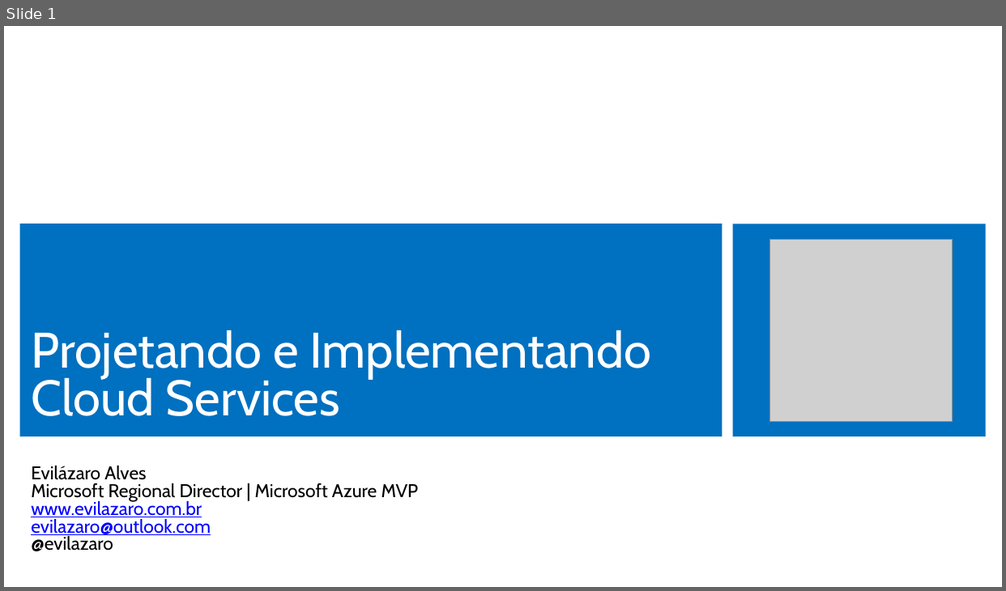
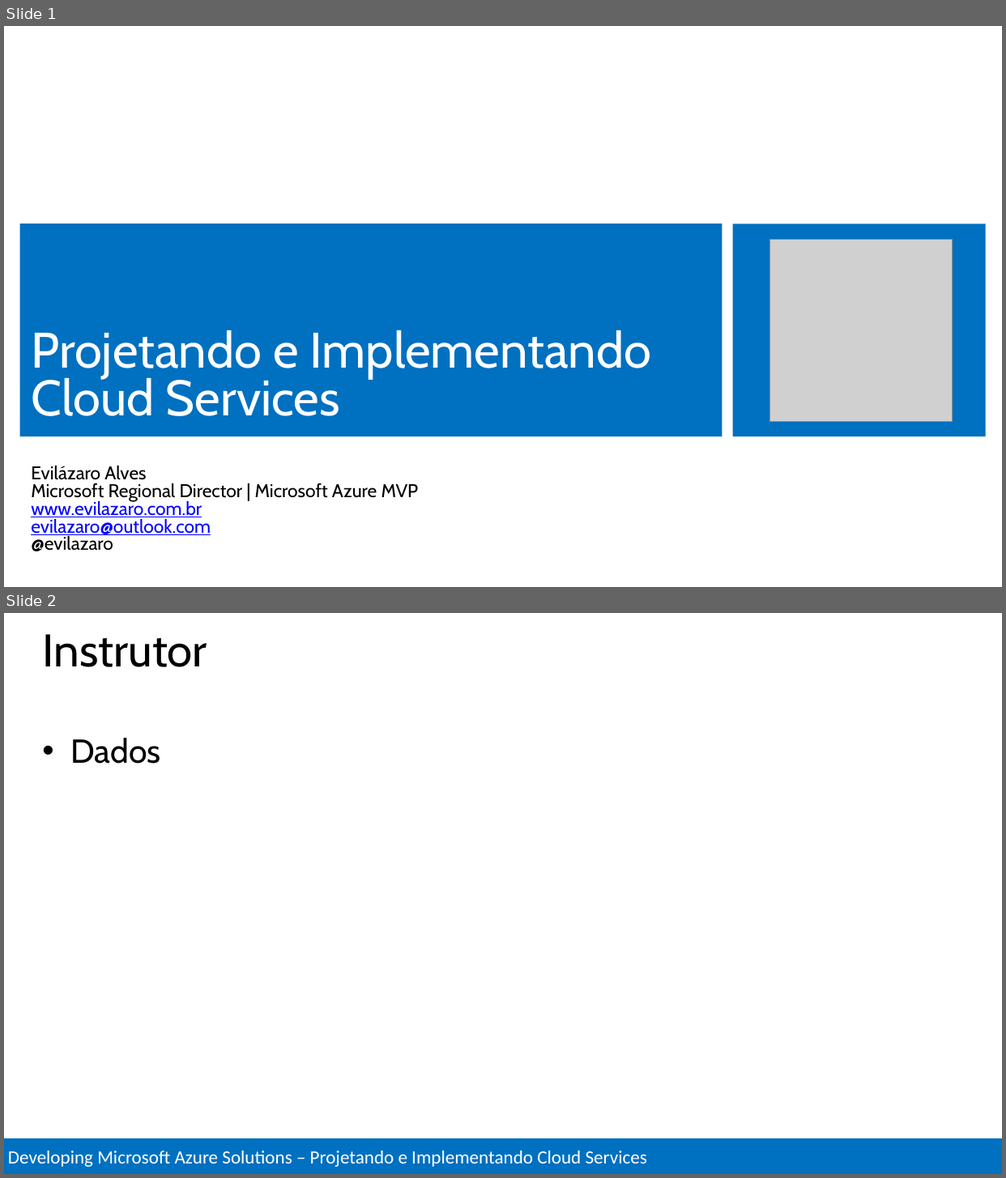
Before and after one commit to Evilazaro/MCSDAzureTraining, a slide deck: Design and Implement Cloud Services/Design and Implement Cloud Services.pptx. Shown one above the other, each under a label of ours: slide 1 before the commit, slides 1 and 2 after it. The pictures are 1006x591 and 1006x1178 pixels, drawn with LibreOffice and Linux fonts; fonts in the diff are those of the drawing; grey boxes stand for pictures. Boxes give left, top, right and bottom in pixels: in the first picture for what was removed or moved away, otherwise in the second. Text is boxed around its words. In the diff, an @@ line names an element or a change of style, - is before the commit and + after.

```diff
--- a/Design and Implement Cloud Services/Design and Implement Cloud Services.pptx
+++ b/Design and Implement Cloud Services/Design and Implement Cloud Services.pptx
@@ slide 2 added at [4, 613, 1002, 1174], background #FFFFFF @@
@@ title added at [43, 634, 208, 667], 44 pt, text #000000 @@
+Instrutor
@@ text added at [70, 738, 161, 764], 32 pt, text #000000 @@
+• Dados
@@ rectangle added at [4, 1138, 1002, 1174], fill #0070C0, outline #FFFFFF 2 pt, 18 pt, text #FFFFFF @@
+Developing Microsoft Azure Solutions – Projetando e Implementando Cloud Services
```
Also in this commit, not shown: 51 other slides added, 2 slides removed, 1 other file.
